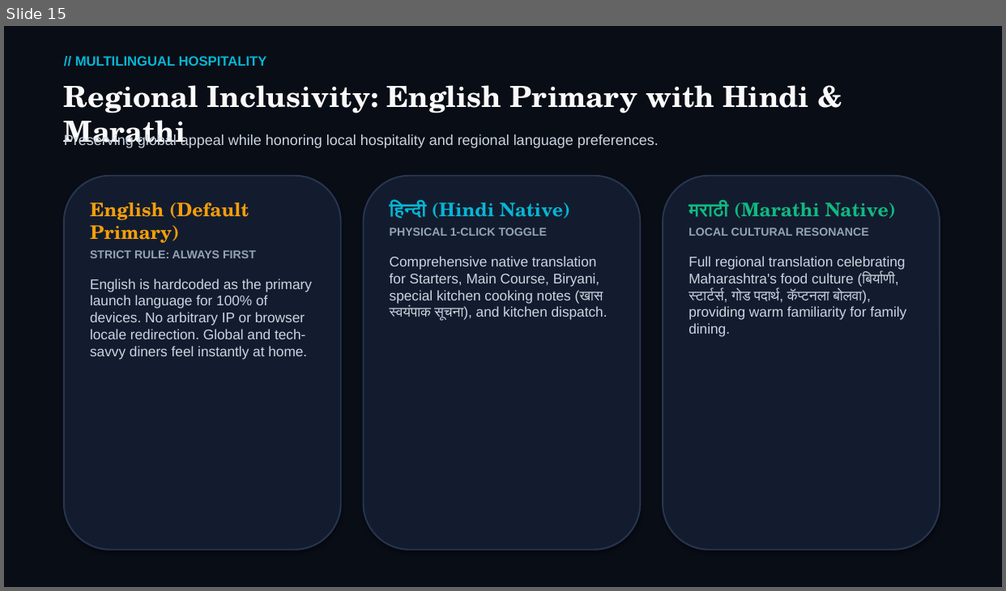
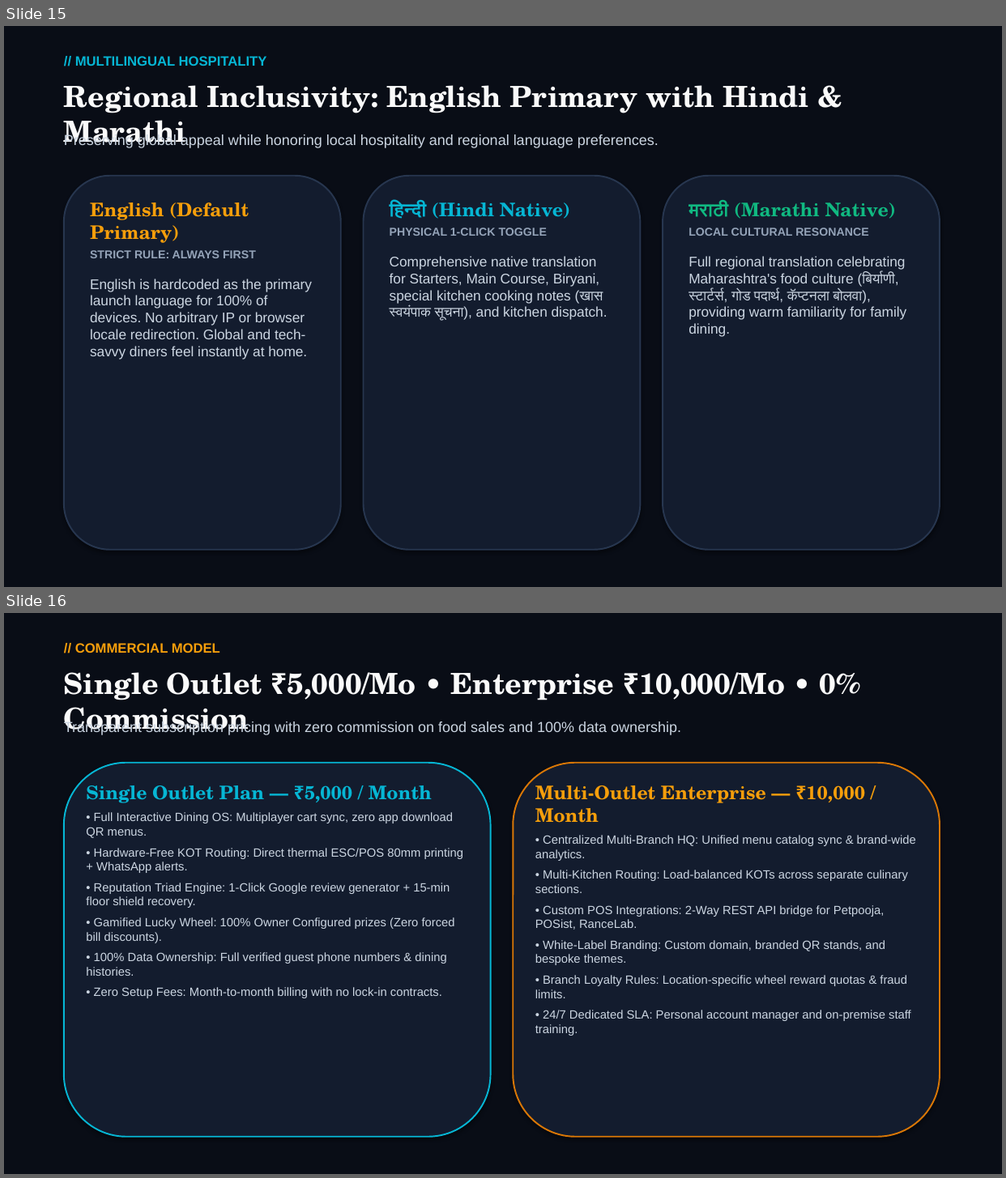
Before and after one commit to Stgtrgjrccx/menuz, a slide deck: public/menuz_executive_pitch_deck.pptx. Shown one above the other, each under a label of ours: slide 15 before the commit, slides 15 and 16 after it. The pictures are 1006x591 and 1006x1178 pixels, drawn with LibreOffice and Linux fonts; fonts in the diff are those of the drawing. Boxes give left, top, right and bottom in pixels: in the first picture for what was removed or moved away, otherwise in the second. Text is boxed around its words. In the diff, an @@ line names an element or a change of style, - is before the commit and + after.

Commit message:
Keep only slide deck presentation, add plan comparison matrix, fix restaurant persistence vault, active venue hub, and resolve site discoloration

```diff
--- a/public/menuz_executive_pitch_deck.pptx
+++ b/public/menuz_executive_pitch_deck.pptx
@@ slide 16 added at (4, 613, 1002, 1174), background #FFFFFF @@
@@ rectangle added at (4, 613, 1002, 1174), fill #090D16 @@
@@ text added at (75, 643, 220, 653), 13 pt, text #F59E0B, bold @@
+// COMMERCIAL MODEL
@@ text added at (64, 672, 860, 735), 28 pt, text #FAFAFA, bold @@
+Single Outlet ₹5,000/Mo • Enterprise ₹10,000/Mo • 0% Commission
@@ text added at (64, 721, 681, 735), 14 pt, text #CBD5E1 @@
+Transparent subscription pricing with zero commission on food sales and 100% data ownership.
@@ rounded rectangle added at (64, 763, 491, 1137), fill #131C2E, outline #06B6D4 1.5 pt @@
@@ rounded rectangle added at (513, 763, 940, 1137), fill #131C2E, outline #D97706 1.5 pt @@
@@ text added at (86, 786, 463, 999), 11.5 pt, text #CBD5E1 @@
+Single Outlet Plan — ₹5,000 / Month
+• Full Interactive Dining OS: Multiplayer cart sync, zero app download QR menus.
+• Hardware-Free KOT Routing: Direct thermal ESC/POS 80mm printing + WhatsApp alerts.
+• Reputation Triad Engine: 1-Click Google review generator + 15-min floor shield recovery.
+• Gamified Lucky Wheel: 100% Owner Configured prizes (Zero forced bill discounts).
+• 100% Data Ownership: Full verified guest phone numbers & dining histories.
+• Zero Setup Fees: Month-to-month billing with no lock-in contracts.
@@ text added at (535, 786, 916, 1036), 11.5 pt, text #CBD5E1 @@
+Multi-Outlet Enterprise — ₹10,000 / Month
+• Centralized Multi-Branch HQ: Unified menu catalog sync & brand-wide analytics.
+• Multi-Kitchen Routing: Load-balanced KOTs across separate culinary sections.
+• Custom POS Integrations: 2-Way REST API bridge for Petpooja, POSist, RanceLab.
+• White-Label Branding: Custom domain, branded QR stands, and bespoke themes.
+• Branch Loyalty Rules: Location-specific wheel reward quotas & fraud limits.
+• 24/7 Dedicated SLA: Personal account manager and on-premise staff training.
```
Also in this commit, not shown: 1 slide changed, 1 other slide added, 1 slide removed, 34 other files.
